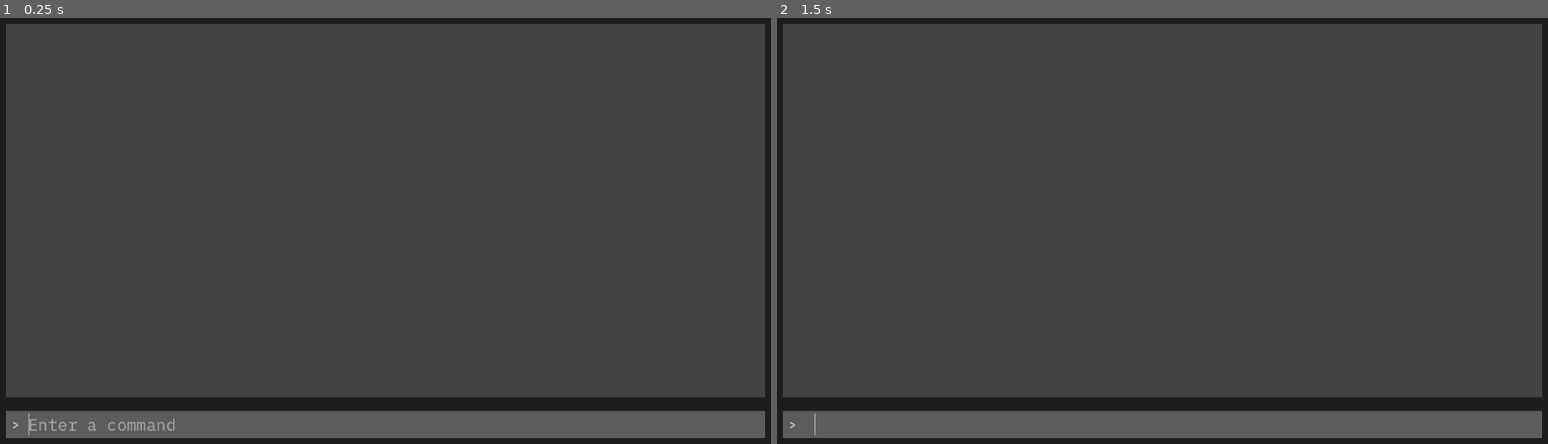
Above: before the commit, frames 1-2 (left to right).
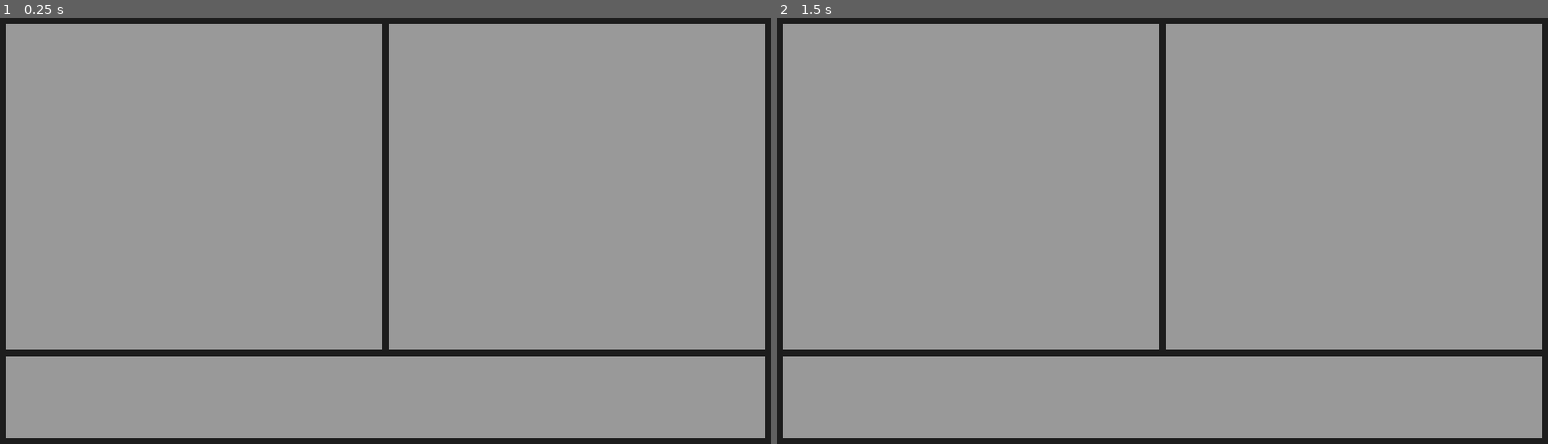
Above: after the commit, the same moments.

Repository: MarcinHamiga/Lovely-Godot4
Game: Godot game, scene res://scenes/Game.tscn
Two runs of this game, one before a commit and one after it. Both use one fixed random seed, a clock stepped at 60 frames per second and the inputs below.
Inputs:
- Up to frame 1 (0.25 s): no input
- Up to frame 2 (1.5 s): tap Enter at 0.5 s; tap Space at 1.25 s

The runs differ from the first frame. In frame 1, 96% of the frame differs, in the area x 0-100%, y 1-99%; in frame 2, 96%.
Error before the commit: Parse Error: Preload file "res://input_response.tscn" does not exist. (res://Scripts/Game.gd:3)

Commit message:
Changed the layout of the game

Diff:
--- a/scenes/Game.tscn
+++ b/scenes/Game.tscn
@@ -1,22 +1,13 @@
-[gd_scene load_steps=10 format=3 uid="uid://3enhnh53mq0v"]
-
-[ext_resource type="Script" path="res://Scripts/Game.gd" id="1_58mhy"]
-[ext_resource type="Script" path="res://Scripts/CommandProcessor.gd" id="2_mi21k"]
-[ext_resource type="FontFile" uid="uid://bqxwnqqlj5tfi" path="res://fonts/IBMPlexMono-Regular.ttf" id="3_4tfbc"]
-[ext_resource type="Script" path="res://Scripts/Input.gd" id="4_m11q2"]
+[gd_scene load_steps=5 format=3 uid="uid://b3cmn4e7iqbo6"]
 
 [sub_resource type="StyleBoxFlat" id="StyleBoxFlat_sfy72"]
 bg_color = Color(0.114897, 0.114897, 0.114897, 1)
 
-[sub_resource type="StyleBoxFlat" id="StyleBoxFlat_gyyni"]
-bg_color = Color(0.262745, 0.262745, 0.262745, 1)
+[sub_resource type="StyleBoxFlat" id="StyleBoxFlat_t6fta"]
 
-[sub_resource type="StyleBoxFlat" id="StyleBoxFlat_lsw82"]
-bg_color = Color(0.360784, 0.360784, 0.360784, 1)
+[sub_resource type="StyleBoxFlat" id="StyleBoxFlat_dia6d"]
 
-[sub_resource type="StyleBoxEmpty" id="StyleBoxEmpty_xfj2n"]
-
-[sub_resource type="StyleBoxEmpty" id="StyleBoxEmpty_8sw52"]
+[sub_resource type="StyleBoxFlat" id="StyleBoxFlat_n3um0"]
 
 [node name="Game" type="Control"]
 layout_mode = 3
@@ -25,12 +16,6 @@
 anchor_bottom = 1.0
 grow_horizontal = 2
 grow_vertical = 2
-script = ExtResource("1_58mhy")
-
-[node name="CommandProcessor" type="Node" parent="."]
-script = ExtResource("2_mi21k")
-
-[node name="LocationManager" type="Node" parent="."]
 
 [node name="BG" type="PanelContainer" parent="."]
 layout_mode = 1
@@ -48,46 +33,44 @@
 theme_override_constants/margin_right = 20
 theme_override_constants/margin_bottom = 20
 
-[node name="Rows" type="VBoxContainer" parent="BG/MarginContainer"]
+[node name="Interface" type="VBoxContainer" parent="BG/MarginContainer"]
 layout_mode = 2
-theme_override_constants/separation = 20
+theme_override_constants/separation = 10
 
-[node name="GameInfo" type="PanelContainer" parent="BG/MarginContainer/Rows"]
+[node name="Dialogue_and_info" type="HBoxContainer" parent="BG/MarginContainer/Interface"]
 layout_mode = 2
 size_flags_vertical = 3
-theme_override_styles/panel = SubResource("StyleBoxFlat_gyyni")
+theme_override_constants/separation = 10
 
-[node name="Scroll" type="ScrollContainer" parent="BG/MarginContainer/Rows/GameInfo"]
+[node name="Dialogue_box" type="ScrollContainer" parent="BG/MarginContainer/Interface/Dialogue_and_info"]
+layout_mode = 2
+size_flags_horizontal = 3
+theme_override_styles/panel = SubResource("StyleBoxFlat_t6fta")
+
+[node name="Dialogue_rows" type="VBoxContainer" parent="BG/MarginContainer/Interface/Dialogue_and_info/Dialogue_box"]
+layout_mode = 2
+size_flags_horizontal = 3
+
+[node name="Info_box" type="ScrollContainer" parent="BG/MarginContainer/Interface/Dialogue_and_info"]
+layout_mode = 2
+size_flags_horizontal = 3
+theme_override_styles/panel = SubResource("StyleBoxFlat_dia6d")
+
+[node name="info_rows" type="VBoxContainer" parent="BG/MarginContainer/Interface/Dialogue_and_info/Info_box"]
+layout_mode = 2
+size_flags_horizontal = 3
+
+[node name="Player_choice_bg" type="PanelContainer" parent="BG/MarginContainer/Interface"]
+layout_mode = 2
+size_flags_vertical = 3
+size_flags_stretch_ratio = 0.25
+theme_override_styles/panel = SubResource("StyleBoxFlat_n3um0")
+
+[node name="Player_choice_box" type="ScrollContainer" parent="BG/MarginContainer/Interface/Player_choice_bg"]
 layout_mode = 2
 
-[node name="HistoryRows" type="VBoxContainer" parent="BG/MarginContainer/Rows/GameInfo/Scroll"]
+[node name="Player_choice_rows" type="VBoxContainer" parent="BG/MarginContainer/Interface/Player_choice_bg/Player_choice_box"]
 layout_mode = 2
 size_flags_horizontal = 3
 size_flags_vertical = 3
-theme_override_constants/separation = 20
-
-[node name="InputArea" type="PanelContainer" parent="BG/MarginContainer/Rows"]
-custom_minimum_size = Vector2(0, 40)
-layout_mode = 2
-theme_override_styles/panel = SubResource("StyleBoxFlat_lsw82")
-
-[node name="HBoxContainer" type="HBoxContainer" parent="BG/MarginContainer/Rows/InputArea"]
-layout_mode = 2
-
-[node name="Caret" type="Label" parent="BG/MarginContainer/Rows/InputArea/HBoxContainer"]
-layout_mode = 2
-theme_override_fonts/font = ExtResource("3_4tfbc")
-text = " > "
-
-[node name="Input" type="LineEdit" parent="BG/MarginContainer/Rows/InputArea/HBoxContainer"]
-layout_mode = 2
-size_flags_horizontal = 3
-theme_override_fonts/font = ExtResource("3_4tfbc")
-theme_override_font_sizes/font_size = 24
-theme_override_styles/normal = SubResource("StyleBoxEmpty_xfj2n")
-theme_override_styles/focus = SubResource("StyleBoxEmpty_8sw52")
-placeholder_text = "Enter a command"
-script = ExtResource("4_m11q2")
-
-[connection signal="text_submitted" from="BG/MarginContainer/Rows/InputArea/HBoxContainer/Input" to="." method="_on_input_text_submitted"]
-[connection signal="text_submitted" from="BG/MarginContainer/Rows/InputArea/HBoxContainer/Input" to="BG/MarginContainer/Rows/InputArea/HBoxContainer/Input" method="_on_text_submitted"]
+size_flags_stretch_ratio = 0.25
--- a/scenes/dialogue_window.tscn
+++ b/scenes/dialogue_window.tscn
@@ -1,20 +1,24 @@
-[gd_scene load_steps=4 format=3]
+[gd_scene load_steps=4 format=3 uid="uid://cws8quyu8rjr5"]
 
-[ext_resource type="FontFile" uid="uid://di5qy0te76q10" path="res://fonts/IBMPlexMono-Bold.ttf" id="1_fftr6"]
-[ext_resource type="Script" path="res://Scripts/dialogue_window.gd" id="1_kmoef"]
-[ext_resource type="FontFile" uid="uid://bqxwnqqlj5tfi" path="res://fonts/IBMPlexMono-Regular.ttf" id="2_lo71i"]
+[ext_resource type="Script" path="res://Scripts/dialogue_window.gd" id="1_bunc1"]
+[ext_resource type="FontFile" uid="uid://di5qy0te76q10" path="res://fonts/IBMPlexMono-Bold.ttf" id="2_opq6c"]
+[ext_resource type="FontFile" uid="uid://bqxwnqqlj5tfi" path="res://fonts/IBMPlexMono-Regular.ttf" id="3_nmih7"]
 
 [node name="DialogueWindow" type="VBoxContainer"]
-script = ExtResource("1_kmoef")
+offset_right = 96.0
+offset_bottom = 331.0
+size_flags_horizontal = 3
+script = ExtResource("1_bunc1")
 
 [node name="Speaker" type="Label" parent="."]
 layout_mode = 2
-theme_override_fonts/font = ExtResource("1_fftr6")
+theme_override_fonts/font = ExtResource("2_opq6c")
 theme_override_font_sizes/font_size = 20
 text = "Karolina"
 
 [node name="Text" type="Label" parent="."]
 layout_mode = 2
-theme_override_fonts/font = ExtResource("2_lo71i")
+theme_override_fonts/font = ExtResource("3_nmih7")
 theme_override_font_sizes/font_size = 18
 text = "Konrad, to naprawdę nie jest takie proste jak Ci się wydaje..."
+autowrap_mode = 3
